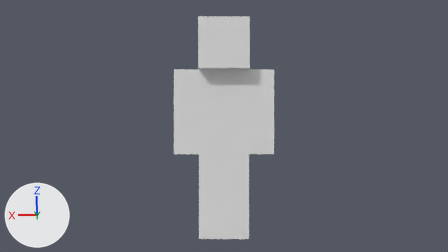
One commit to the Blender file mods/default/models/character.blend: the scene before it, then after it.
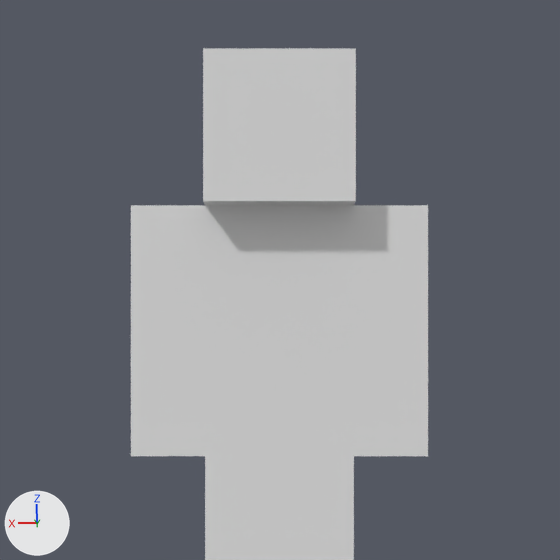
Each version appears first from the file's camera 'Camera', and next in a close-up on the part from 29% to 71% of the width and 0% to 75% of the height. The lights are fixed; the arrows at lower left show +X, +Y and +Z.

The first close-up shows 'Player'.
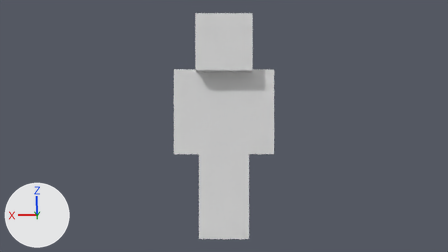
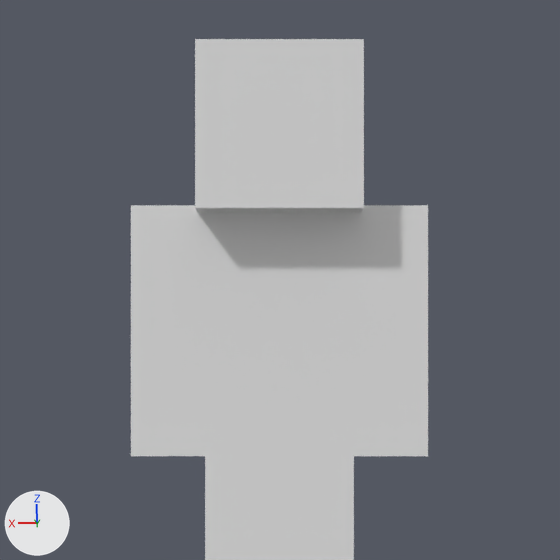
The change, as a list of edits to the scene's bpy script:
```text
Change me_cube:
    where me_cube.from_pydata(...)  # 48 vertices, 36 faces; spans x -4.0..4.0, y -2.0..2.0, z 0.0..17.5
    used by ob_player; location = (0.0, 0.0, -10.0)
    me_cube part 1: a new loose piece, a box spanning x -2.2..2.2, y -2.2..2.2, z 13.3..17.7, in mat_character (its picture is missing)
```

Boxes [x1, y1, x2, y2] around the edits, measured in the close-ups (560 x 560 px):
'Player', reshaped
    before: [131, 48, 428, 560]
    after: [131, 39, 428, 560]
part 1 of me_cube, added
    after: [195, 39, 364, 213]
